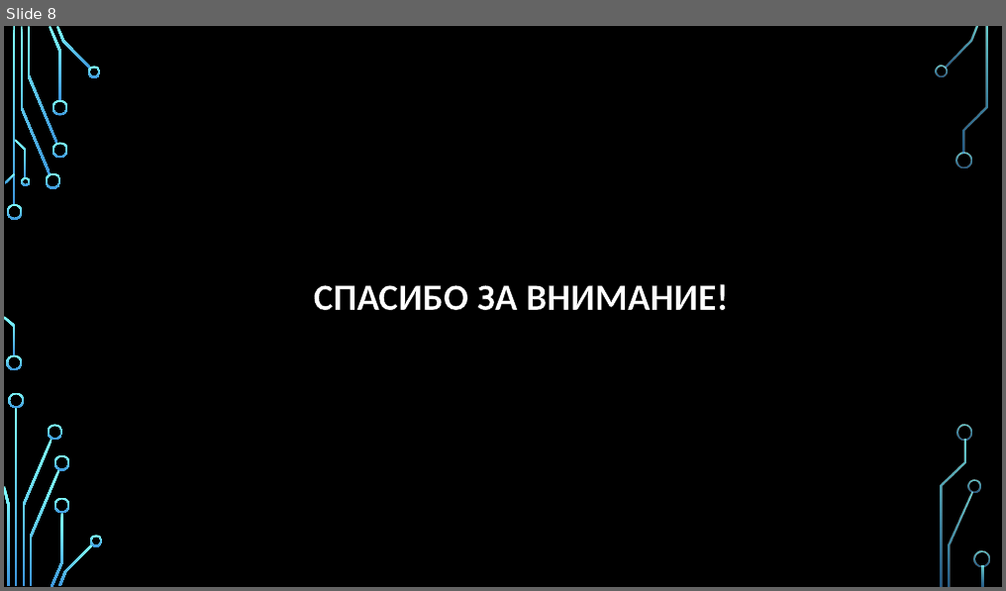
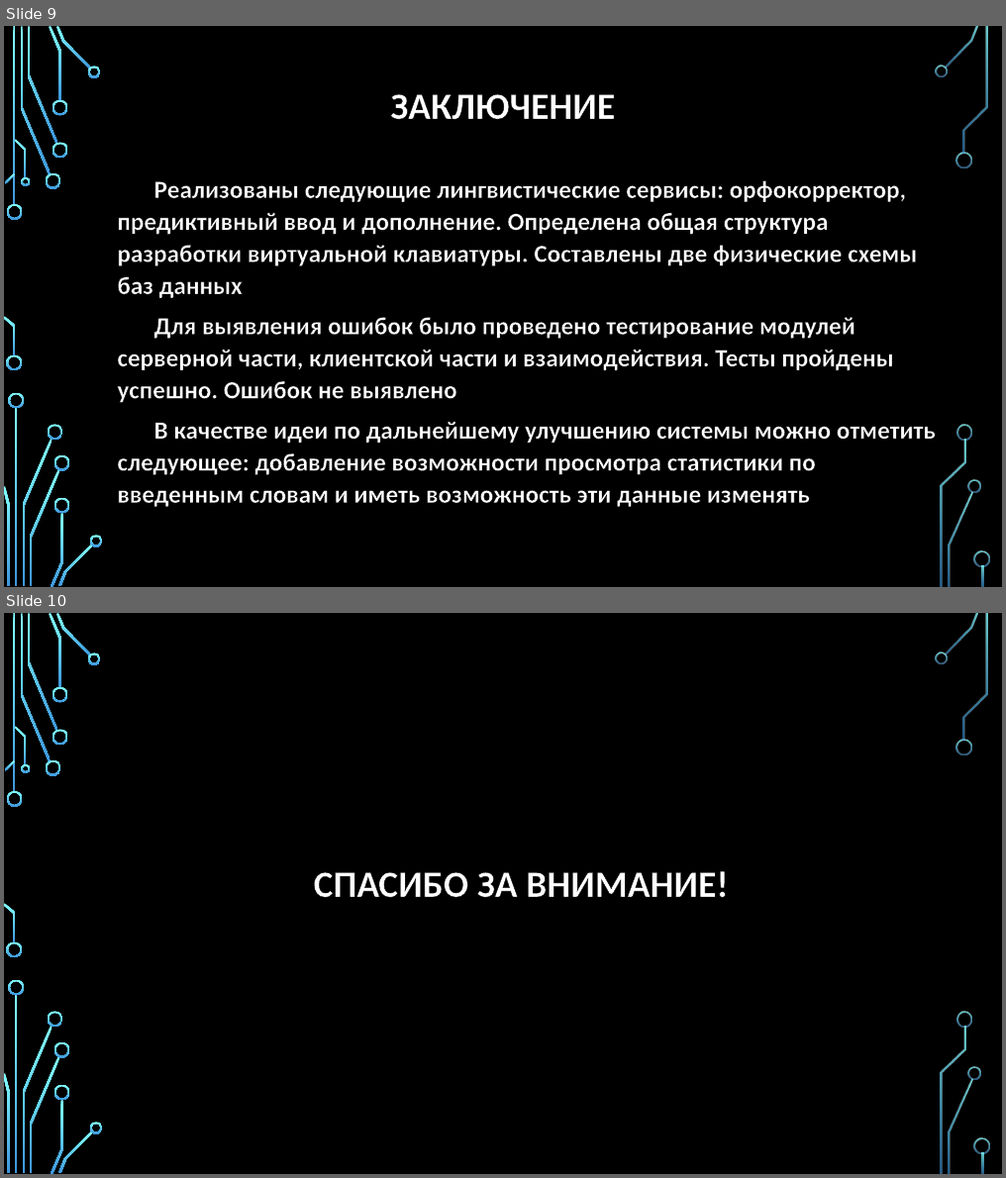
Before and after one commit to Ruslan-Far/docs-graduate-work, a slide deck: Фархетдинов - Презентация по ВКР.pptx. Shown one above the other, each under a label of ours: slide 8 before the commit, slides 9 and 10 after it. The pictures are 1006x591 and 1006x1178 pixels, drawn with LibreOffice and Linux fonts; fonts in the diff are those of the drawing; background and template pictures are left out. Boxes give left, top, right and bottom in pixels: in the first picture for what was removed or moved away, otherwise in the second. Text is boxed around its words. In the diff, an @@ line names an element or a change of style, - is before the commit and + after.

```diff
--- a/Фархетдинов - Презентация по ВКР.pptx
+++ b/Фархетдинов - Презентация по ВКР.pptx
@@ slide 9 added at (4, 26, 1002, 587), background picture (left out); not listed: 36 template elements that a slide beside it also shows @@
@@ title added at (390, 94, 615, 119), 36 pt, text #FFFFFF, bold @@
+ЗАКЛЮЧЕНИЕ
@@ text added at (117, 180, 936, 507), 24 pt, text #FFFFFF, bold @@
+Реализованы следующие лингвистические сервисы: орфокорректор, предиктивный ввод и дополнение. Определена общая структура разработки виртуальной клавиатуры. Составлены две физические схемы баз данных
+Для выявления ошибок было проведено тестирование модулей серверной части, клиентской части и взаимодействия. Тесты пройдены успешно. Ошибок не выявлено
+В качестве идеи по дальнейшему улучшению системы можно отметить следующее: добавление возможности просмотра статистики по введенным словам и иметь возможность эти данные изменять
@@ what was slide 8 is now slide 10 @@
```
Also in this commit, not shown: 2 slides changed, 1 other slide added, 1 other file.
